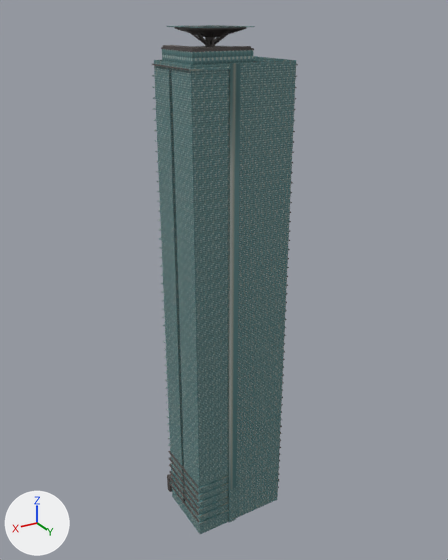
Before and after pictures for a commit that changed the FBX model cs2-kit/projects/exllu-103/output/HighriseTower103_L1_5x4/HighriseTower103_L1_5x4_LOD1.fbx.
One viewpoint serves both versions: a camera (50 mm lens) standing at (91.2, 153.5, 162.2) and looking at (-1.8, -1.5, 84.7). The lights are fixed; the arrows at lower left show +X, +Y and +Z. The older version comes first. Where no turn or scale is listed for an object, it has been applied to the vertices. Vertices at exactly the same position are counted once.

The scene before the commit, as lines of its bpy script (objects in view):
```python
me_highrisetower103_l1_5x4_lod1 = bpy.data.meshes.new('HighriseTower103_L1_5x4_LOD1')
me_highrisetower103_l1_5x4_lod1.from_pydata(...)  # 9953 vertices, 8383 faces; spans x -17.0..17.0, y -13.0..13.0, z 0.0..159.0
me_highrisetower103_l1_5x4_lod1.materials.append(mat_highrisetower103_l1_5x4_lod1)  # picture img_highrisetower103_l1_5x4_basecolor_png
ob_highrisetower103_l1_5x4_lod1 = bpy.data.objects.new('HighriseTower103_L1_5x4_LOD1', me_highrisetower103_l1_5x4_lod1)
ob_highrisetower103_l1_5x4_lod1.location = (0.0, 0.0, 0.0)
```
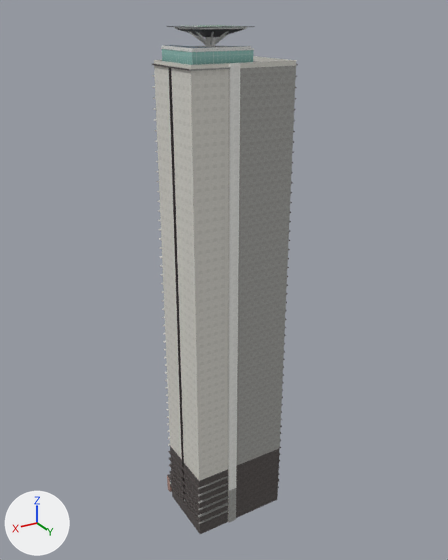
What differs and where, as boxes [x1, y1, x2, y2] in the pictures (448 x 560 px):
part 1 of me_highrisetower103_l1_5x4_lod1, reshaped: before [162, 46, 190, 487]; after [162, 45, 292, 524]
part 2 of me_highrisetower103_l1_5x4_lod1, surface changed (cyan to grey): [152, 25, 298, 534] in both

What the commit changed:
me_highrisetower103_l1_5x4_lod1 is used by ob_highrisetower103_l1_5x4_lod1; location (0.0, 0.0, 0.0).
me_highrisetower103_l1_5x4_lod1 had 9953 vertices, 8383 faces and spanned x -17.0..17.0, y -13.0..13.0, z 0.0..159.0.
me_highrisetower103_l1_5x4_lod1 now has 10480 vertices, 8785 faces and spans x -17.0..17.0, y -13.0..13.0, z 0.0..159.0.
me_highrisetower103_l1_5x4_lod1 part 1: 11 vertices moved within x -16.0..16.0, y -13.0..12.0, z 1.0..154.0; 527 vertices added at x -16.0..16.0, y -13.0..13.0, z 0.0..154.0.
me_highrisetower103_l1_5x4_lod1 part 2: 8259 kept faces spanning x -17.0..17.0, y -13.0..13.0, z 0.0..159.0 get new texture (UV) coordinates.
